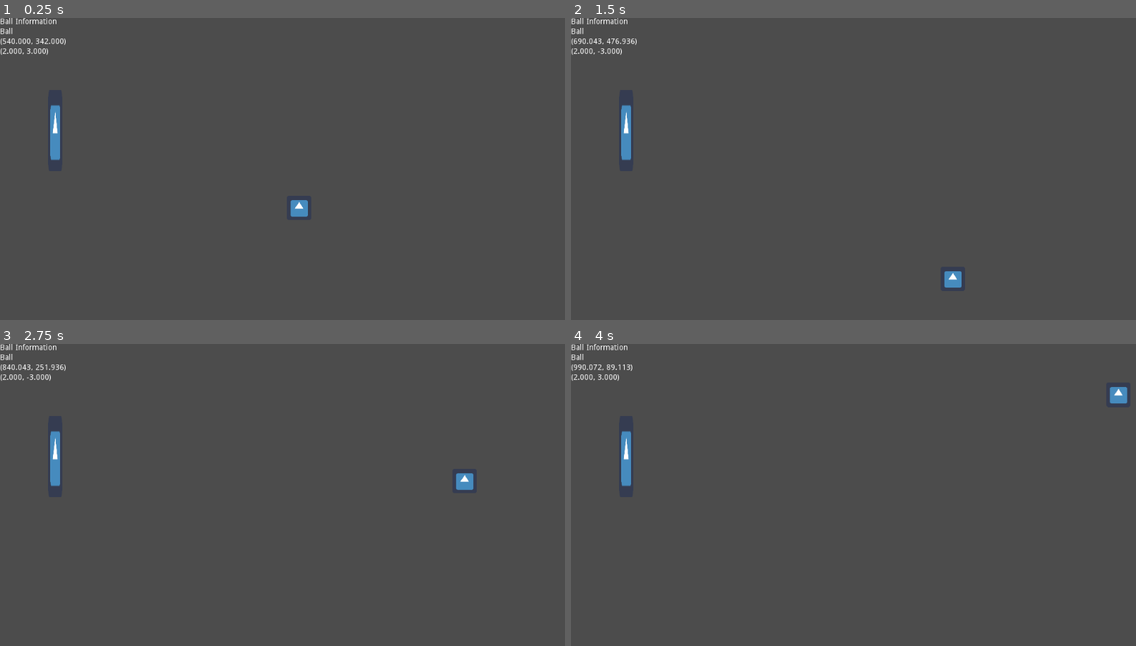
Above: before the commit, frames 1-4 (two rows, left to right).
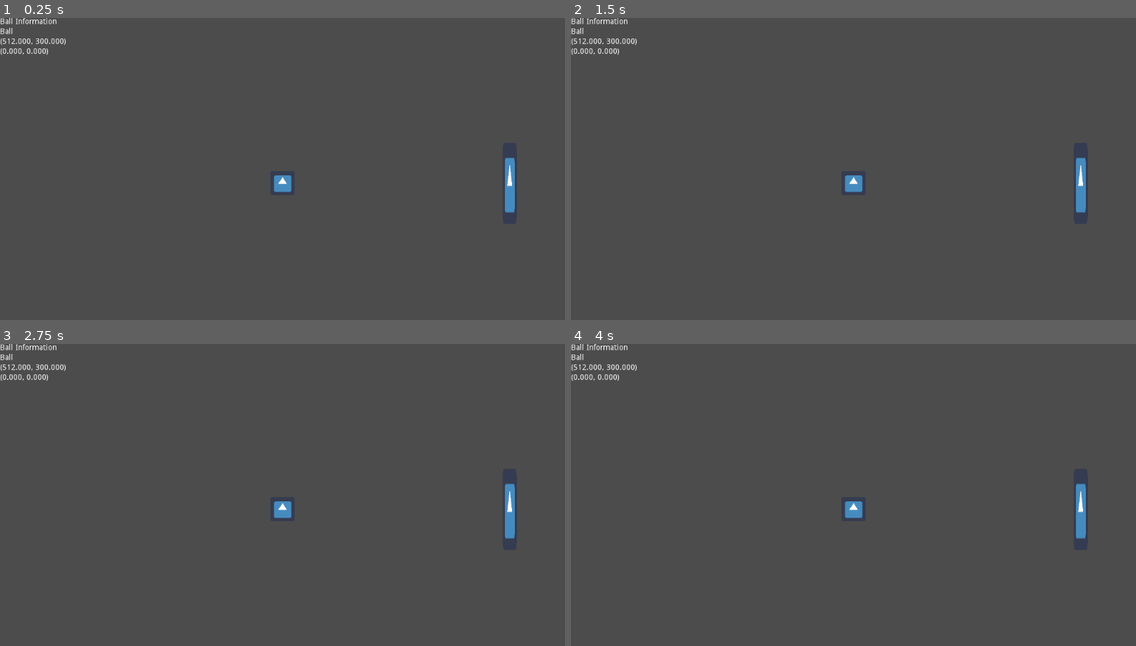
Above: after the commit, the same moments.

Repository: UoSGamesStudio/pong
Game: Godot game, scene res://main.tscn
Two runs of this game, one before a commit and one after it. Both use one fixed random seed, a clock stepped at 60 frames per second and the inputs below. The engine's default icon, where the game draws it, is replaced by a stand-in: a white triangle on a blue panel in a dark square.
Inputs:
- Up to frame 1 (0.25 s): no input
- Up to frame 2 (1.5 s): no input
- Up to frame 3 (2.75 s): no input
- Up to frame 4 (4 s): no input

The runs differ from the first frame. In frame 1, 1.0% of the frame differs, in the area x 0-92%, y 6-66%; in frame 2, 1.1%; in frame 3, 1.1%, in the area x 0-92%, y 6-65%; in frame 4, 1.1%.

Commit message:
Very simple state machine going on

Diff:
--- a/Paddle/paddle_controller.tscn
+++ b/Paddle/paddle_controller.tscn
@@ -1,10 +1,11 @@
-[gd_scene load_steps=8 format=2]
+[gd_scene load_steps=9 format=2]
 
 [ext_resource path="res://Scripts/Paddle/paddle.gd" type="Script" id=1]
 [ext_resource path="res://Scripts/Paddle/paddle_ball_reactor.gd" type="Script" id=2]
 [ext_resource path="res://icon.png" type="Texture" id=3]
 [ext_resource path="res://Scripts/Input/two_player_input.gd" type="Script" id=4]
-[ext_resource path="res://Scripts/Paddle/paddle_dash.gd" type="Script" id=5]
+[ext_resource path="res://Scripts/Paddle/States/paddle_dash.gd" type="Script" id=5]
+[ext_resource path="res://Scripts/Paddle/States/paddle_move.gd" type="Script" id=6]
 
 [sub_resource type="CircleShape2D" id=1]
 radius = 50.0
@@ -14,6 +15,7 @@
 
 [node name="PaddleController" type="KinematicBody2D"]
 script = ExtResource( 1 )
+_states_parent = NodePath("States")
 
 [node name="Sprite" type="Sprite" parent="."]
 scale = Vector2( 0.4, 2.3 )
@@ -33,11 +35,16 @@
 [node name="Input" type="Node" parent="."]
 script = ExtResource( 4 )
 
-[node name="Dash" type="Node" parent="."]
+[node name="States" type="Node" parent="."]
+
+[node name="Dash" type="Node" parent="States"]
 script = ExtResource( 5 )
 
-[node name="Timer" type="Timer" parent="Dash"]
+[node name="Timer" type="Timer" parent="States/Dash"]
 wait_time = 0.001
 one_shot = true
 
-[connection signal="timeout" from="Dash/Timer" to="Dash" method="_on_Timer_timeout"]
+[node name="Move" type="Node" parent="States"]
+script = ExtResource( 6 )
+
+[connection signal="timeout" from="States/Dash/Timer" to="States/Dash" method="_on_Timer_timeout"]
--- a/Scripts/Paddle/paddle_dash.gd
+++ b/Scripts/Paddle/States/paddle_dash.gd
@@ -1,4 +1,4 @@
-extends State
+extends PaddleState
 
 export(float, 0.0, 10.0) var timeout := 3.0
 
@@ -13,6 +13,7 @@
 	if _input.get_dash().is_down() && _can_dash:
 		_can_dash = false
 		_timer.start(timeout)
+		escape_stack_execution = true
 
 
 func _on_Timer_timeout():
--- /dev/null
+++ b/Scripts/Paddle/States/paddle_move.gd
@@ -0,0 +1,27 @@
+extends PaddleState
+
+export(float, 0.0, 10.0) var speed := 5.0
+export(float, 0.0, 10.0) var acceleration := 2.0
+export(float, 0.1, 5.0) var deceleration_multiplier := 2.0
+
+func execute(delta: float) -> void:
+	var c := _input.get_control()
+
+	var vel := _fields.velocity
+	var old_vel := vel
+
+	# We are decelerating
+	if c == Vector2():
+		c = -vel.normalized() * deceleration_multiplier
+
+		vel += c * acceleration * delta
+
+		# If this is the case, that means we have overshot durine
+		if sign(old_vel.x) != sign(vel.x) && sign(old_vel.y) != sign(vel.y):
+			vel = Vector2()
+	else:
+		vel += c * acceleration * delta
+
+	vel.x = clamp(vel.x, -speed, speed)
+	vel.y = clamp(vel.y, -speed, speed)
+	_fields.velocity = vel
--- /dev/null
+++ b/Scripts/Paddle/States/paddle_state.gd
@@ -0,0 +1,16 @@
+extends Node
+class_name PaddleState
+
+var escape_stack_execution := false
+
+var _fields: PaddleFields
+var _input: InputNode
+
+func set_fields(fields: PaddleFields) -> void:
+	_fields = fields
+
+func set_input(input: InputNode) -> void:
+	_input = input
+
+func execute(_delta: float) -> void:
+	pass
--- a/Scripts/Paddle/paddle.gd
+++ b/Scripts/Paddle/paddle.gd
@@ -1,41 +1,29 @@
 extends KinematicBody2D
 class_name Paddle
 
-export(float, 0.0, 10.0) var speed: float = 5
-export(float, 0.0, 10.0) var acceleration: float = 2
-export(float, 0.1, 5.0) var deceleration_multiplier := 2.0
+export(NodePath) var _states_parent: NodePath
 
 onready var _ball_reactor: PaddleBallReactor = $BallCollider
 onready var _input: InputNode = $Input
 
-var _velocity := Vector2()
+var _fields := PaddleFields.new()
+var _states := []
 
-func set_input(input: String) -> void:
-	_input.keyboard_input_index = input
+func _ready() -> void:
+	_states =  get_children() if _states_parent.is_empty() else get_node(_states_parent).get_children()
+	for state in _states:
+		state.set_fields(_fields)
+		state.set_input(_input)
 
 func _process(delta: float) -> void:
-	var c := _input.get_control()
 
-	var old_vel := _velocity
+	for state in _states:
+		state.execute(delta)
+		if state.escape_stack_execution:
+			break
 
-	# We are decelerating
-	if c == Vector2():
-		c = -_velocity.normalized() * deceleration_multiplier
+	var collision := move_and_collide(_fields.velocity)
+	if collision:
+		_fields.velocity = Vector2()
 
-		_velocity += c * acceleration * delta
-
-		# If this is the case, that means we have overshot durine
-		if sign(old_vel.x) != sign(_velocity.x) && sign(old_vel.y) != sign(_velocity.y):
-			_velocity = Vector2()
-	else:
-		_velocity += c * acceleration * delta
-
-
-	_velocity.x = clamp(_velocity.x, -speed, speed)
-	_velocity.y = clamp(_velocity.y, -speed, speed)
-
-	var collision := move_and_collide(_velocity)
-	if collision:
-		_velocity = Vector2()
-
-	_ball_reactor.velocity = _velocity
+	_ball_reactor.velocity = _fields.velocity
--- /dev/null
+++ b/Scripts/Paddle/paddle_fields.gd
@@ -0,0 +1,3 @@
+class_name PaddleFields
+
+var velocity := Vector2()
--- a/Scripts/Paddle/state.gd
+++ /dev/null
@@ -1,10 +0,0 @@
-extends Node
-class_name State
-
-var _input: InputNode
-
-func set_input(input: InputNode) -> void:
-	_input = input
-
-func execute(delta: float) -> void:
-	pass
--- a/Scripts/Stage/stage.gd
+++ b/Scripts/Stage/stage.gd
@@ -30,4 +30,4 @@
 	emit_signal("stage_loaded")
 
 func _on_goal_scored(goal_scorer: GoalScorer, goal_area: GoalArea) -> void:
-	print("GOAAAAAAAAAAL")
+	print(goal_scorer.points)
--- a/Scripts/ball.gd
+++ b/Scripts/ball.gd
@@ -1,7 +1,7 @@
 extends KinematicBody2D
 class_name Ball
 
-export var velocity := Vector2(2.0, 0.0)
+export var velocity := Vector2(0.0, 0.0)
 onready var goal_scorer: GoalScorer = $GoalScorer
 
 func get_goal_scorer() -> GoalScorer:
--- a/Scripts/goal_scorer.gd
+++ b/Scripts/goal_scorer.gd
@@ -2,18 +2,3 @@
 class_name GoalScorer
 
 export var points := 1
-
-
-# Declare member variables here. Examples:
-# var a = 2
-# var b = "text"
-
-
-# Called when the node enters the scene tree for the first time.
-func _ready():
-	pass # Replace with function body.
-
-
-# Called every frame. 'delta' is the elapsed time since the previous frame.
-#func _process(delta):
-#	pass
--- a/Scripts/main.gd
+++ b/Scripts/main.gd
@@ -10,7 +10,7 @@
 	SignalTower.emit_signal("stage_loaded")
 
 
-func _commence_game() -> void:
+func _load_game() -> void:
 	# First, we load the stage
 
 	# Next, we load the players
--- a/main.tscn
+++ b/main.tscn
@@ -9,10 +9,9 @@
 script = ExtResource( 2 )
 
 [node name="PaddleController" parent="." instance=ExtResource( 5 )]
-position = Vector2( 100, 204.863 )
-acceleration = 7.185
-deceleration_multiplier = 2.408
+position = Vector2( 923.709, 300.339 )
 
 [node name="Ball" parent="." instance=ExtResource( 1 )]
+velocity = Vector2( 0, 0 )
 
 [node name="DevStage001" parent="." instance=ExtResource( 3 )]
--- a/project.godot
+++ b/project.godot
@@ -79,15 +79,20 @@
 "language": "GDScript",
 "path": "res://Scripts/Paddle/paddle_ball_reactor.gd"
 }, {
+"base": "Reference",
+"class": "PaddleFields",
+"language": "GDScript",
+"path": "res://Scripts/Paddle/paddle_fields.gd"
+}, {
+"base": "Node",
+"class": "PaddleState",
+"language": "GDScript",
+"path": "res://Scripts/Paddle/States/paddle_state.gd"
+}, {
 "base": "Node2D",
 "class": "Stage",
 "language": "GDScript",
 "path": "res://Scripts/Stage/stage.gd"
-}, {
-"base": "Node",
-"class": "State",
-"language": "GDScript",
-"path": "res://Scripts/Paddle/state.gd"
 }, {
 "base": "InputNode",
 "class": "TwoPlayerInput",
@@ -109,8 +114,9 @@
 "Main": "",
 "Paddle": "",
 "PaddleBallReactor": "",
+"PaddleFields": "",
+"PaddleState": "",
 "Stage": "",
-"State": "",
 "TwoPlayerInput": ""
 }
 
